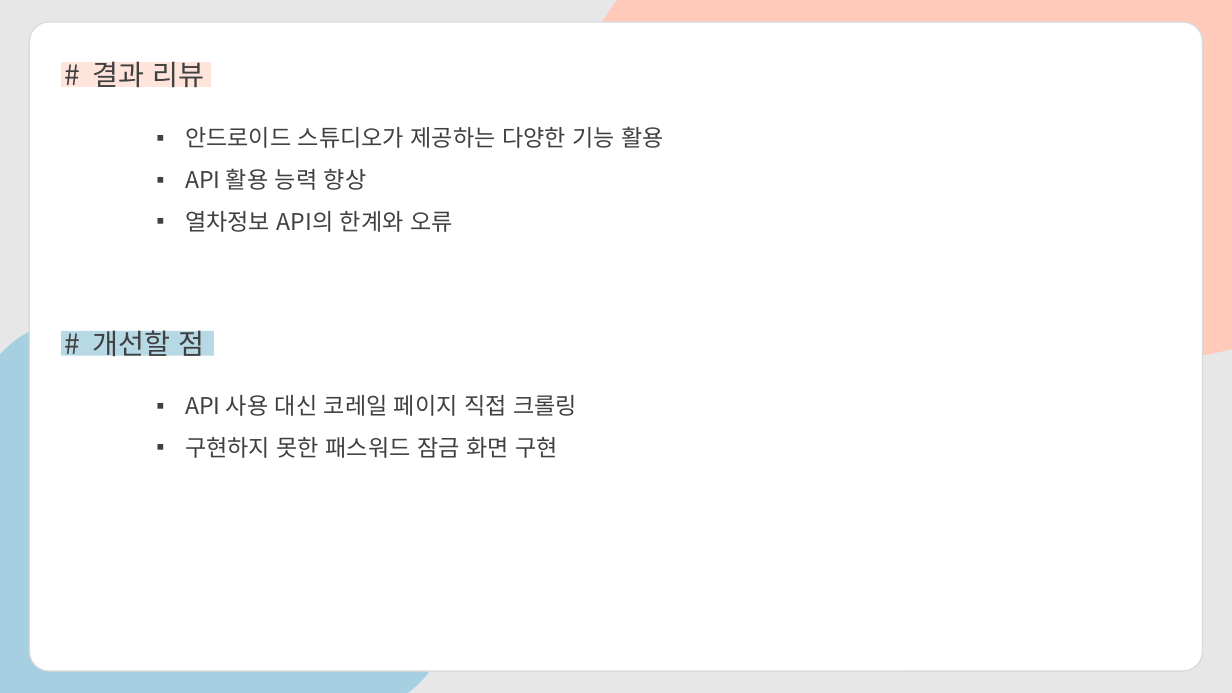
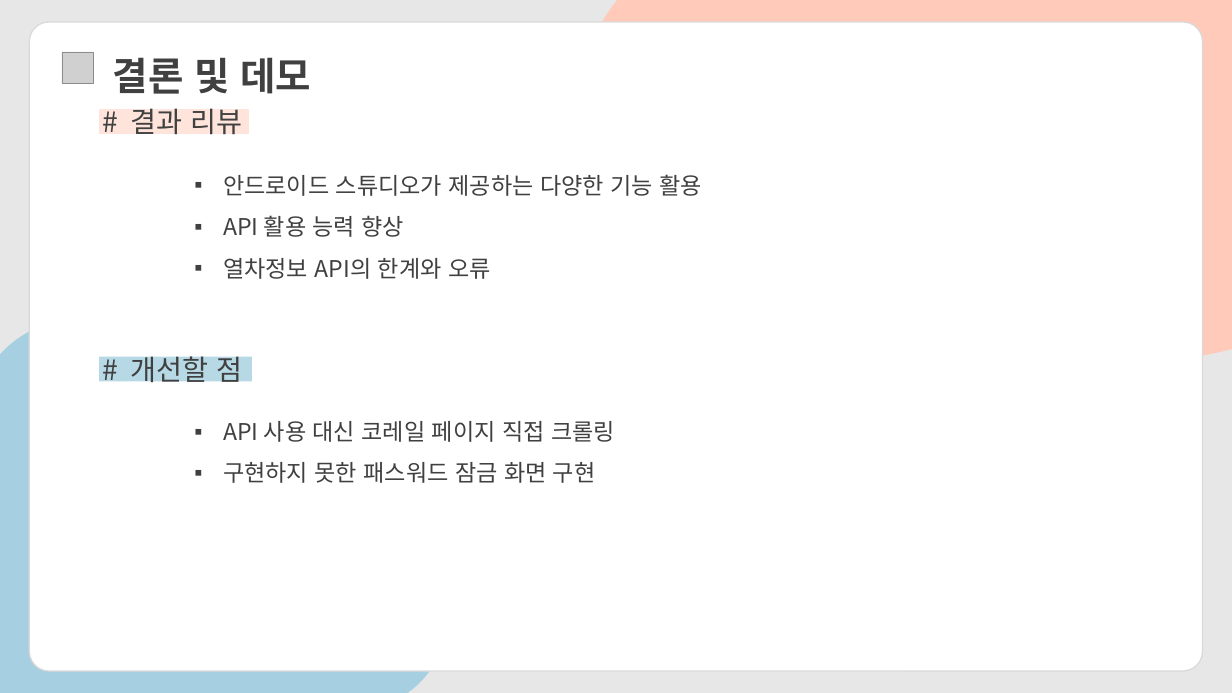
Before and after one commit to eunryung228/AndroidProject_LetsGoHome, a slide deck: slide 10 of doc_etc/2017103955_권은령_모바일프로그래밍_최종발표.pptx (slide 11 before the commit). Drawn at 1232x693 pixels with LibreOffice and Linux fonts; fonts in the diff are those of the drawing; grey boxes stand for pictures. Boxes give left, top, right and bottom in pixels: in the first picture for what was removed or moved away, otherwise in the second. Text is boxed around its words. In the diff, an @@ line names an element or a change of style, - is before the commit and + after.

```diff
--- a/doc_etc/2017103955_권은령_모바일프로그래밍_최종발표.pptx
+++ b/doc_etc/2017103955_권은령_모바일프로그래밍_최종발표.pptx
@@ picture added at (62, 52, 93, 83) @@
@@ text added at (113, 57, 312, 94), 30 pt, text #404040, bold @@
+결론 및 데모
@@ 2 texts, 1 rectangle: place and size @@
-2 texts, 1 rectangle at (61, 61, 664, 232)
+2 texts, 1 rectangle at (99, 108, 702, 279)
@@ 2 texts, 1 rectangle: place and size @@
-2 texts, 1 rectangle at (61, 326, 577, 458)
+2 texts, 1 rectangle at (99, 352, 615, 483)
```
Also in this commit, not shown: 1 other slide changed, 1 slide added, 3 other files.
